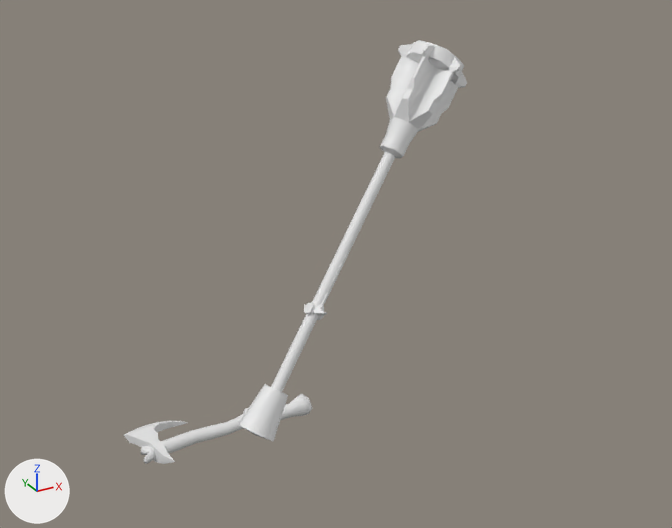
The FBX model Assets/Models/Weapons/Weapons.fbx: old version first, new version second.
Camera for both pictures: a 50 mm camera at (-2.54, -5.5, 3.88) aimed at (-0.11, -1.09, 1.67). The axes (+X, +Y, +Z) are drawn at lower left. The lights are the same throughout. Where no turn or scale is listed for an object, it has been applied to the vertices.

Before the edit, the objects in view are built like this:
```python
me_axe = bpy.data.meshes.new('Axe')
me_axe.from_pydata(...)  # 135 vertices, 147 faces; spans x -1.135..0.254, y -0.22..0.323, z -0.073..0.073
me_circle_001 = bpy.data.meshes.new('Circle.001')
me_circle_001.from_pydata(...)  # 204 vertices, 202 faces; spans x -1.91..0.69, y -0.21..0.21, z -0.24..0.24
me_sword = bpy.data.meshes.new('Sword')
me_sword.from_pydata(...)  # 105 vertices, 97 faces; spans x -0.099..0.583, y -0.084..0.197, z -0.115..0.74
ob_axe = bpy.data.objects.new('Axe', me_axe)
ob_axe.location = (0.0, 0.0, 0.0)
ob_mace = bpy.data.objects.new('Mace', me_circle_001)
ob_mace.location = (-0.341, -1.134, 1.323)
ob_mace.rotation_euler = (-1.35, 2.264, 0.326)  # degrees (-77, 130, 19)
ob_sword = bpy.data.objects.new('Sword', me_sword)
ob_sword.location = (-0.341, -1.134, 1.323)
```
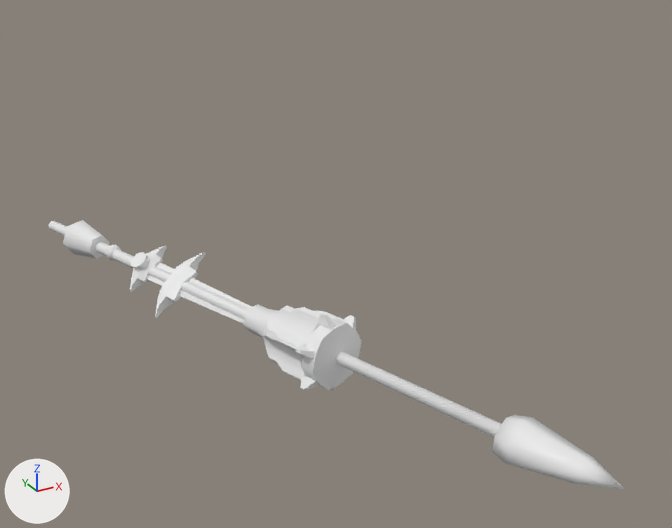
Where the newer file only moved an object's origin or applied its transform, the numbers keep the older frame.

Changed parts and their boxes (x1, y1, x2, y2) in the pictures (672 x 528 px):
```json
{"object": "Mace", "change": "moved, turned", "before": [239, 40, 467, 441], "after": [63, 220, 361, 391]}
{"object": "Spear", "change": "added", "after": [48, 221, 625, 489]}
{"object": "Axe", "change": "deleted", "before": [124, 394, 312, 464]}
{"object": "Sword", "change": "reshaped", "before": [304, 261, 343, 320], "after": [106, 244, 251, 315]}
{"object": "LongSword", "change": "added", "after": [155, 252, 346, 353]}
```

Scene script edits in JSON lines:
```json
{"block": "me_sword", "where": "me_sword.from_pydata(...)  # 105 vertices, 97 faces; spans x -0.099..0.583, y -0.084..0.197, z -0.115..0.74"}
{"block": "me_sword", "where": "# used by ob_sword; location = (-0.341, -1.134, 1.323)"}
{"block": "me_sword", "change": "me_sword part 1: the whole mesh is multiplied about its middle by the matrix ((0.838, 1.365, -0.395), (-0.805, 0.078, -1.438), (-1.171, 0.924, 0.706)), then moved by (-0.772, 0.488, -0.186)"}
{"op": "add", "block": "me_longsword", "code": ["me_longsword = bpy.data.meshes.new('LongSword')", "me_longsword.from_pydata(...)  # 85 vertices, 89 faces; spans x -0.11..0.65, y -2.14..0.26, z -0.15..0.17"]}
{"op": "add", "block": "me_spear", "code": ["me_spear = bpy.data.meshes.new('Spear')", "me_spear.from_pydata(...)  # 31 vertices, 27 faces; spans x -0.33..1.02, y -3.33..0.97, z -0.05..0.14"]}
{"op": "set", "path": "ob_mace.location", "old": "(-0.341, -1.134, 1.323)", "new": "(-1.016, 0.004, 1.452)"}
{"op": "set", "path": "ob_mace.rotation_euler", "old": "(-1.35, 2.264, 0.326)", "new": "(0.932, 0.0138, 1.868)", "note": "degrees (-77, 130, 19) -> degrees (53, 0.8, 107)"}
{"op": "remove", "block": "ob_axe", "code": ["ob_axe = bpy.data.objects.new('Axe', me_axe)", "ob_axe.location = (0.0, 0.0, 0.0)"]}
{"op": "add", "block": "ob_longsword", "code": ["ob_longsword = bpy.data.objects.new('LongSword', me_longsword)", "ob_longsword.location = (-1.016, 0.004, 1.452)"]}
{"op": "add", "block": "ob_spear", "code": ["ob_spear = bpy.data.objects.new('Spear', me_spear)", "ob_spear.location = (-1.016, 0.004, 1.452)"]}
```
